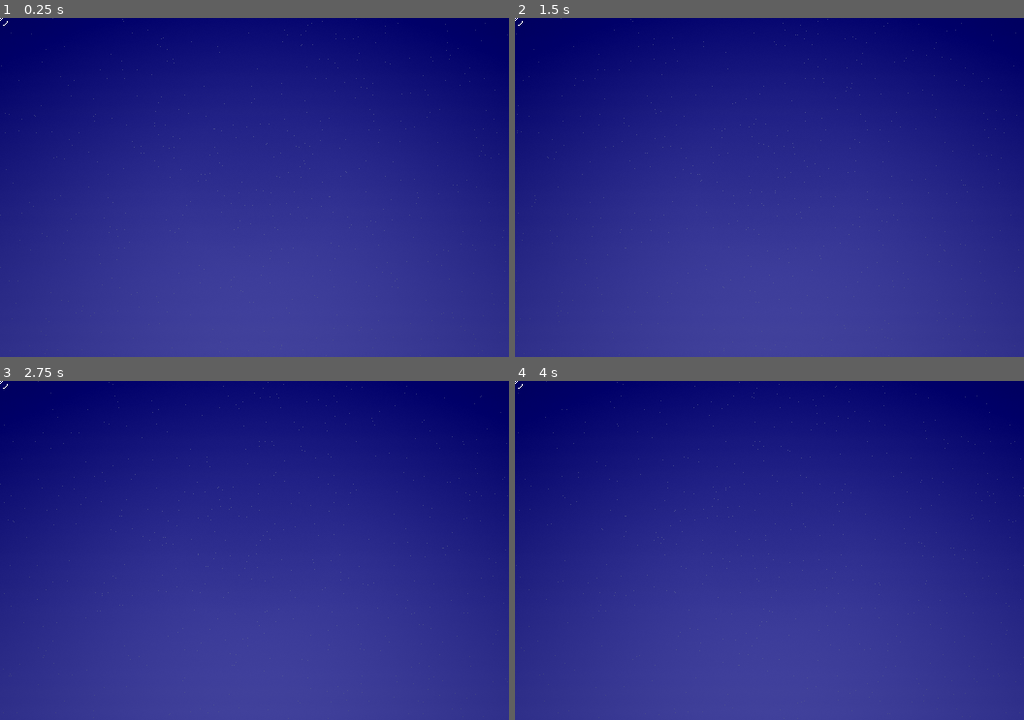
Above: before the commit, frames 1-4 (two rows, left to right).
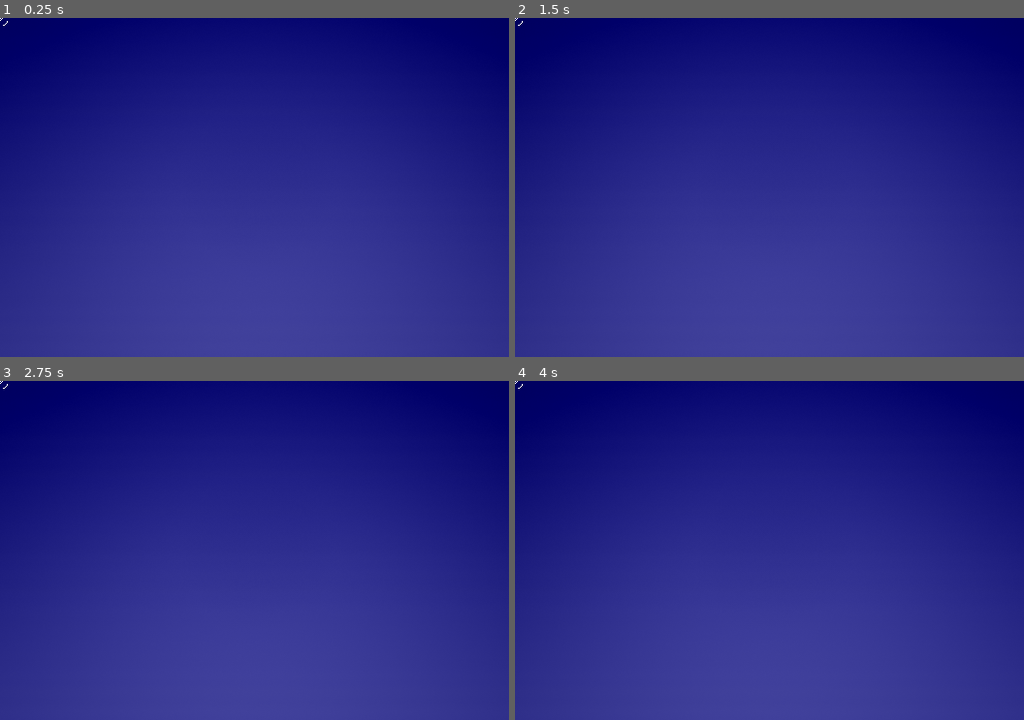
Above: after the commit, the same moments.

Repository: RogerLevy/clear-city
Game: Godot game, scene res://darkblue/tests/intro_test2.tscn
Same seed, same stepped clock (60 frames per second), same inputs: the game is played once before the commit and once after it. This scene is started directly instead of the project's main scene.
Inputs (mouse positions are in pixels of both pictures, inside the frame that each line leads up to):
- Up to frame 1 (0.25 s): no input
- Up to frame 2 (1.5 s): tap Enter (start_game) at 0.5, 0.6, 1.25 s; move the mouse to (881, 170) at 0.52 s; hold D (right) 0.53-1.25 s; click (881, 170) at 0.67 s; drag from (667, 204) to (744, 255) at 1.27 s
- Up to frame 3 (2.75 s): move the mouse to (305, 475) at 2.02 s; hold D (right) from 2.03 s (still down); tap Enter (start_game) at 2.1 s
- Up to frame 4 (4 s): release D (right) at 2.75 s; drag from (744, 618) to (616, 499) at 2.77 s; move the mouse to (922, 601) at 3.52 s; hold A (left) from 3.53 s (still down); tap Enter (start_game) at 3.6 s

The runs differ from the first frame. In frame 1, 0.2% of the frame differs, in the area x 0-100%, y 0-63%; in frame 2, 0.2%, in the area x 0-99%, y 0-65%; in frame 3, 0.2%; in frame 4, 0.2%.
Error in both runs: Invalid access to property or key 'COLOR_MAIN' on a base object of type 'Nil'. (res://darkblue/actors/cage.gd:9)

Commit message:
progress

Diff:
--- a/darkblue/actors/big_shot_beam.tscn
+++ b/darkblue/actors/big_shot_beam.tscn
@@ -18,7 +18,6 @@
 offset_top = -8.0
 offset_right = 48.0
 offset_bottom = 8.0
-color = Color(0.81960785, 0.81960785, 0.69803923, 1)
 
 [node name="Area2D" type="Area2D" parent="." index="2" unique_id=1871409212]
 position = Vector2(24, 0)
--- a/darkblue/actors/laser_cannon.gd
+++ b/darkblue/actors/laser_cannon.gd
@@ -10,7 +10,7 @@
 var width: float = 1.0
 var max_width: float = 100.0
 var length: float = 2000.0
-var color: Color = g.COLOR_MAIN
+var color: Color = Color("white")
 
 var damaged_enemies: Dictionary = {}  # track who we've hit
 var can_damage: bool = false
--- /dev/null
+++ b/darkblue/effects/lcd_inversion_effect.gd
@@ -0,0 +1,44 @@
+@tool
+extends ColorRect
+
+@export_range(0.0, 1.0) var inversion: float = 0.0:
+	set(v):
+		inversion = v
+		_update_shader()
+
+@export_range(0.0, 1.0) var tilt_strength: float = 0.5:
+	set(v):
+		tilt_strength = v
+		_update_shader()
+
+@export_range(0.0, 1.0) var tilt_center: float = 0.5:
+	set(v):
+		tilt_center = v
+		_update_shader()
+
+@export var color_dark: Color = Color(0.75, 0.78, 0.65, 1.0):
+	set(v):
+		color_dark = v
+		_update_shader()
+
+@export var color_mid: Color = Color(0.45, 0.50, 0.35, 1.0):
+	set(v):
+		color_mid = v
+		_update_shader()
+
+@export var color_light: Color = Color(0.15, 0.20, 0.12, 1.0):
+	set(v):
+		color_light = v
+		_update_shader()
+
+func _ready():
+	_update_shader()
+
+func _update_shader():
+	if not material: return
+	material.set_shader_parameter("inversion", inversion)
+	material.set_shader_parameter("tilt_strength", tilt_strength)
+	material.set_shader_parameter("tilt_center", tilt_center)
+	material.set_shader_parameter("color_dark", color_dark)
+	material.set_shader_parameter("color_mid", color_mid)
+	material.set_shader_parameter("color_light", color_light)
--- a/darkblue/modes/game_mode.tscn
+++ b/darkblue/modes/game_mode.tscn
@@ -11,6 +11,7 @@
 [ext_resource type="Texture2D" uid="uid://do817h8khrb8t" path="res://darkblue/starfield/star.png" id="7_f8eaa"]
 [ext_resource type="Shader" uid="uid://croxek4pewu5e" path="res://common/replace_transparency.gdshader" id="8_3c5oa"]
 [ext_resource type="Shader" path="res://darkblue/effects/lum_to_alpha.gdshader" id="35_lum"]
+[ext_resource type="Shader" uid="uid://qyxyjoq50bfb" path="res://darkblue/backgrounds/starfield_mask.gdshader" id="36_smsk"]
 [ext_resource type="Script" uid="uid://co57vlddnjc4w" path="res://common/bitmap_text.gd" id="9_0qp6m"]
 [ext_resource type="Texture2D" uid="uid://cye3mowo7ekny" path="res://common/vga2_8x8_allegro5.png" id="10_v1ibh"]
 [ext_resource type="PackedScene" uid="uid://dytl5c6lml251" path="res://darkblue/actors/tri_manager.tscn" id="11_kuxv1"]
@@ -22,6 +23,7 @@
 [ext_resource type="Shader" uid="uid://bhfmpgtjvej0p" path="res://darkblue/effects/light_effect.gdshader" id="14_br0ij"]
 [ext_resource type="Texture2D" uid="uid://egjltigjtje8" path="res://darkblue/actors/lightning.png" id="15_k28rq"]
 [ext_resource type="Texture2D" uid="uid://bwlkwqjyobdqd" path="res://darkblue/actors/reticule.png" id="20_p1ml6"]
+[ext_resource type="Script" path="res://darkblue/effects/lcd_inversion_effect.gd" id="21_lcdinv"]
 
 [sub_resource type="GDScript" id="GDScript_5y6s7"]
 script/source = "extends Node2D
@@ -60,6 +62,9 @@
 [sub_resource type="ShaderMaterial" id="ShaderMaterial_lum_to_alpha"]
 shader = ExtResource("35_lum")
 
+[sub_resource type="ShaderMaterial" id="ShaderMaterial_starfield_mask"]
+shader = ExtResource("36_smsk")
+
 [sub_resource type="ShaderMaterial" id="ShaderMaterial_obtg6"]
 shader = ExtResource("13_p84ta")
 shader_parameter/inversion = 0.0
@@ -154,13 +159,15 @@
 
 [node name="Starfield" type="Node2D" parent="." unique_id=1633305215]
 unique_name_in_owner = true
-modulate = Color(1, 1, 1, 0.5019608)
+modulate = Color(1, 1, 1, 1)
+material = SubResource("ShaderMaterial_starfield_mask")
 script = ExtResource("6_w7nun")
 star_texture = ExtResource("7_f8eaa")
 metadata/_custom_type_script = "uid://b31q2o6ft4mx6"
 
 [node name="PixelatedViewport" type="Sprite2D" parent="." unique_id=812505540]
 unique_name_in_owner = true
+modulate = Color(0.81960785, 0.81960785, 0.69803923, 1)
 material = SubResource("ShaderMaterial_lum_to_alpha")
 texture_filter = 1
 texture = SubResource("ViewportTexture_1")
@@ -251,6 +258,13 @@
 custom_minimum_size = Vector2(9999, 9999)
 offset_right = 9999.0
 offset_bottom = 9999.0
+script = ExtResource("21_lcdinv")
+inversion = 0.0
+tilt_strength = 0.116
+tilt_center = 0.68
+color_dark = Color(0.13333334, 0.13333334, 0.54509807, 1)
+color_mid = Color(0.19380866, 0.22104552, 0.3027561, 1)
+color_light = Color(0.7490196, 0.78039217, 0.6509804, 1)
 metadata/_edit_lock_ = true
 
 [node name="VignetteEffect" type="TextureRect" parent="PostProcStack" unique_id=1857341615]
--- a/darkblue/tests/wave_test5.tscn
+++ b/darkblue/tests/wave_test5.tscn
@@ -4,7 +4,6 @@
 [ext_resource type="Script" uid="uid://b0a8alnoonhop" path="res://darkblue/tests/wave_test5_enemy_stats.gd" id="2_6hcyp"]
 [ext_resource type="AudioStream" uid="uid://l7am6sy7a58m" path="res://darkblue/music/darkblue-reprise-test.wav" id="3_6hcyp"]
 [ext_resource type="Script" uid="uid://dosix5nlpo73y" path="res://common/sequence.gd" id="4_n2j6r"]
-[ext_resource type="AudioStream" uid="uid://d4fhtoyoh37pe" path="res://darkblue/music/darkblue-vamp-test.wav" id="4_pq440"]
 [ext_resource type="PackedScene" uid="uid://dr1totk6x775p" path="res://darkblue/actors/enemy_saton_e01.tscn" id="5_2d4ec"]
 [ext_resource type="Script" uid="uid://b0rdm6q6xjfcf" path="res://darkblue/scripts/song_section.gd" id="5_o4v11"]
 [ext_resource type="Script" uid="uid://bpi4umj4vtm21" path="res://common/burst_sequence.gd" id="6_pq440"]
@@ -30,16 +29,8 @@
 [ext_resource type="AudioStream" uid="uid://d10rk16xwhhh0" path="res://darkblue/sfx/snd-08.wav" id="25_o4v11"]
 [ext_resource type="AudioStream" uid="uid://43xbklxtmm5g" path="res://darkblue/sfx/snd-03.wav" id="28_kc7yv"]
 [ext_resource type="Script" uid="uid://cxdi6tcrcmivs" path="res://darkblue/backgrounds/landscape.gd" id="29_lsc"]
-[ext_resource type="Shader" uid="uid://qyxyjoq50bfb" path="res://darkblue/backgrounds/starfield_mask.gdshader" id="33_smsk"]
-[ext_resource type="Shader" uid="uid://bmjgxmff851a1" path="res://darkblue/effects/lum_to_alpha.gdshader" id="34_lum"]
-
-[sub_resource type="ShaderMaterial" id="ShaderMaterial_starfield_mask"]
-shader = ExtResource("33_smsk")
-
-[sub_resource type="ShaderMaterial" id="ShaderMaterial_lum_to_alpha"]
-shader = ExtResource("34_lum")
-
-[sub_resource type="ViewportTexture" id="ViewportTexture_uf64t"]
+
+[sub_resource type="ViewportTexture" id="ViewportTexture_kc7yv"]
 viewport_path = NodePath("PixelatedViewport/SubViewport")
 
 [sub_resource type="Animation" id="Animation_gp5rv"]
@@ -568,22 +559,15 @@
 music = ExtResource("3_6hcyp")
 
 [node name="BeatConfigDev" parent="." index="3" unique_id=49882070]
-music = ExtResource("4_pq440")
 metronome_enabled = false
 
 [node name="WaveSkipperDebug" parent="." index="5" unique_id=1766492947 groups=["debug_only"]]
 
 [node name="BackdropDarkenEffect" parent="Backdrop" parent_id_path=PackedInt32Array(1605552771) index="0" unique_id=4867736]
-color = Color(0.8862745, 0.8862745, 0.8862745, 0.11764706)
-
-[node name="Starfield" parent="." index="8" unique_id=1633305215]
-modulate = Color(1, 1, 1, 1)
-material = SubResource("ShaderMaterial_starfield_mask")
+color = Color(0.8862745, 0.8862745, 0.8862745, 0.19607843)
 
 [node name="PixelatedViewport" parent="." index="9" unique_id=812505540]
-modulate = Color(0.81960785, 0.81960785, 0.69803923, 1)
-material = SubResource("ShaderMaterial_lum_to_alpha")
-texture = SubResource("ViewportTexture_uf64t")
+texture = SubResource("ViewportTexture_kc7yv")
 
 [node name="Landscape" type="Node2D" parent="Playfield" parent_id_path=PackedInt32Array(768111580) index="0" unique_id=1016475212]
 script = ExtResource("29_lsc")
@@ -1283,6 +1267,11 @@
 grille_gap_alpha = 0.75
 alpha_bias = 1.125
 
+[node name="LCDInversionEffect" parent="PostProcStack" parent_id_path=PackedInt32Array(577433371) index="2" unique_id=1278291405]
+color_dark = null
+color_mid = null
+color_light = null
+
 [editable path="Playfield/WaveSequence/WaveAngelTest1/Angel"]
 [editable path="Playfield/WaveSequence/WaveAngelTest1/Angel2"]
 [editable path="Playfield/WaveSequence/WaveAngelTest1/Angel3"]
